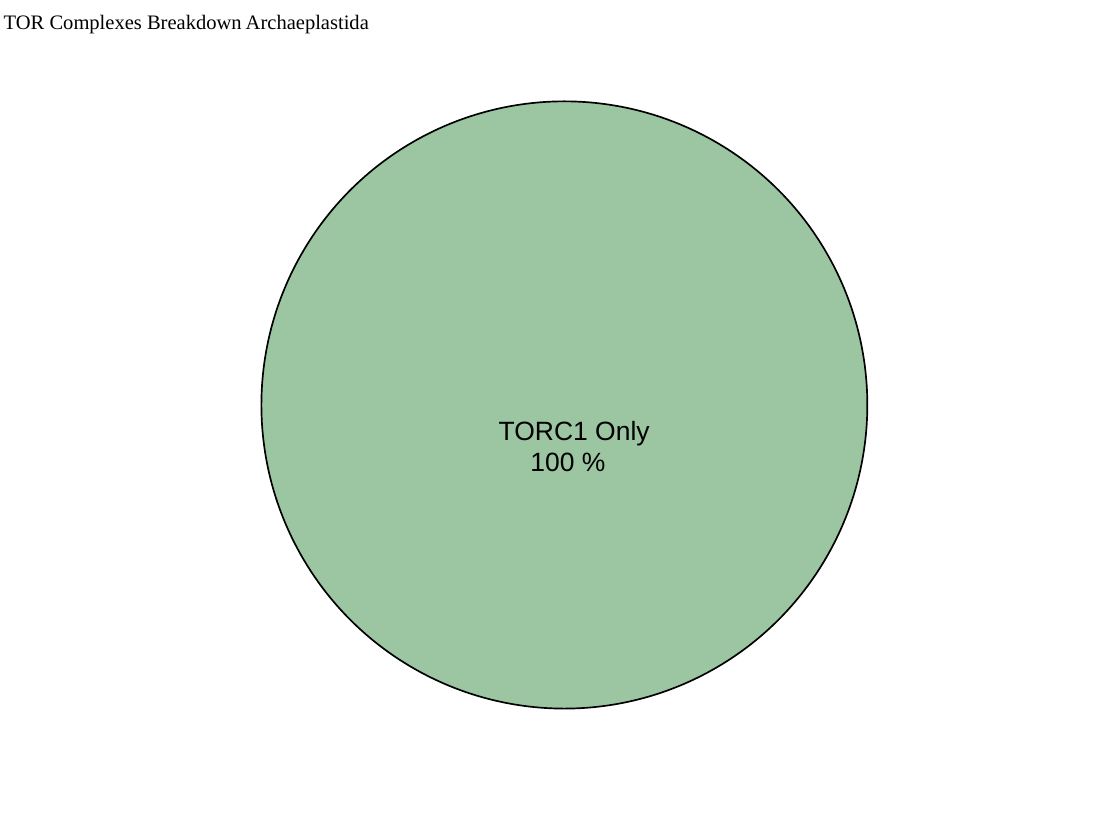
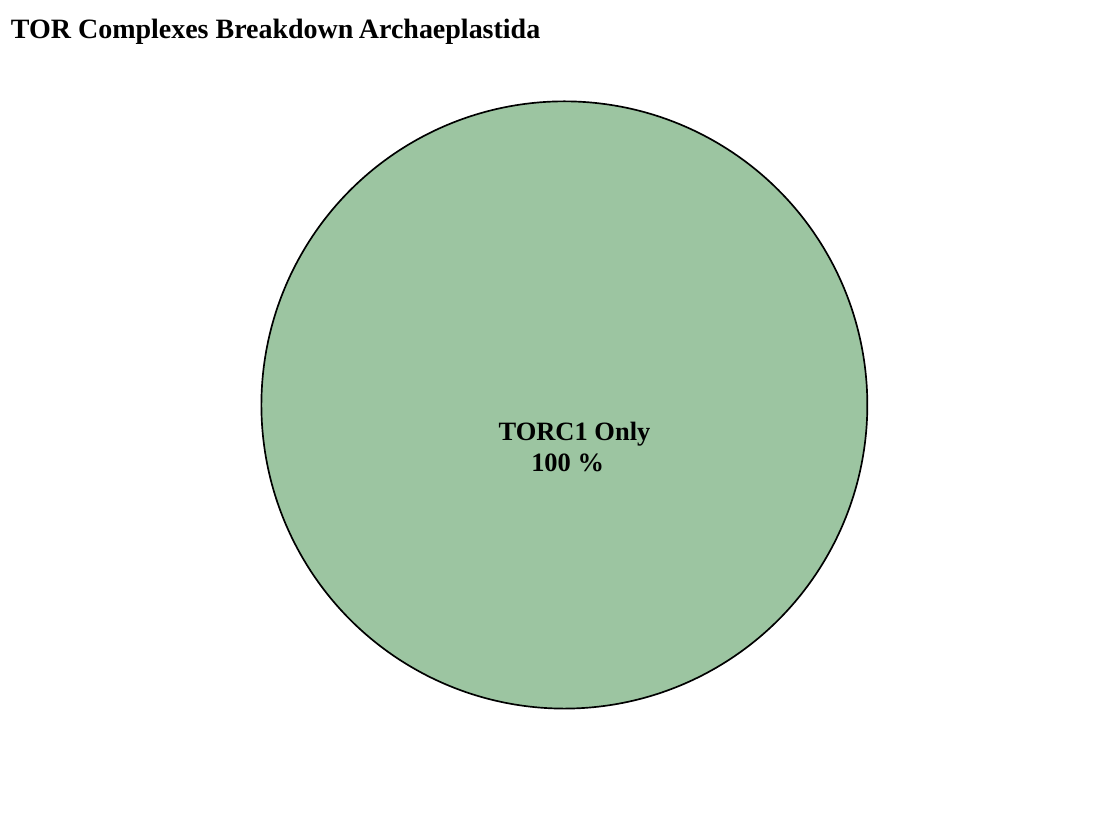
Before and after one commit to Dellaraam/TOR_phylogenetics, a slide deck: slide 1 of Images/Figures_To_Review/PieCharts_TORC/ComponentsArchaeplastidaPieChartv2.pptx. Drawn at 1120x840 pixels with LibreOffice and Linux fonts; fonts in the diff are those of the drawing. Boxes give left, top, right and bottom in pixels: in the first picture for what was removed or moved away, otherwise in the second. Text is boxed around its words. In the diff, an @@ line names an element or a change of style, - is before the commit and + after.

```diff
--- a/Images/Figures_To_Review/PieCharts_TORC/ComponentsArchaeplastidaPieChartv2.pptx
+++ b/Images/Figures_To_Review/PieCharts_TORC/ComponentsArchaeplastidaPieChartv2.pptx
@@ text "TOR Complexes Breakdown Archaeplastida" moved from (x1=4, y1=14, x2=369, y2=34) to (x1=11, y1=18, x2=540, y2=43) @@
@@ text "TOR Complexes Breakdown Archaeplastida" at (x1=11, y1=18, x2=540, y2=43): size 13.2 to 18 pt, bold on @@
@@ text "TORC1 Only" at (x1=499, y1=421, x2=650, y2=445): font Arial to Times New Roman, bold on @@
@@ text "100 %" at (x1=531, y1=453, x2=571, y2=472): font Arial to Times New Roman, bold on @@
```
Also in this commit, not shown: 10 other files.
